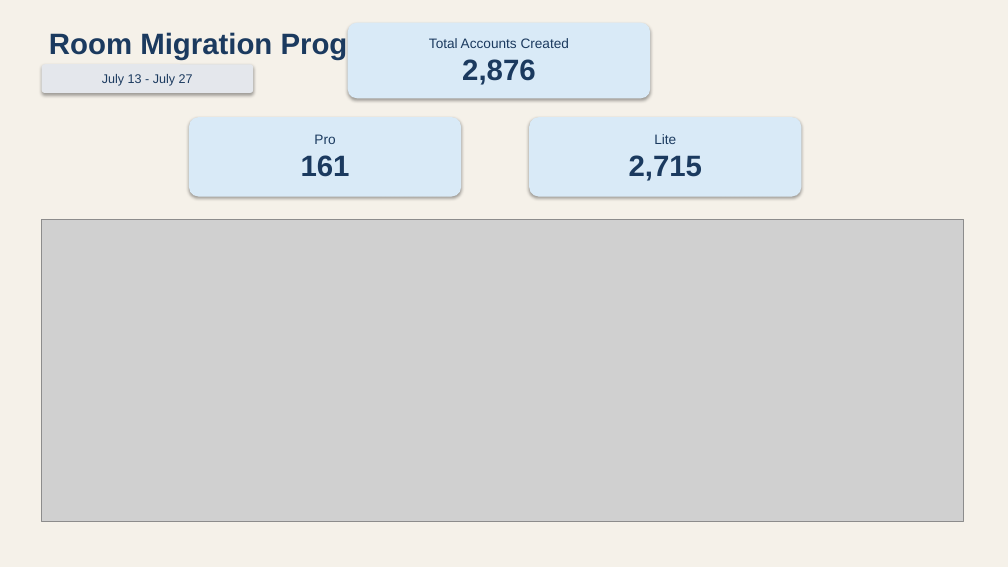
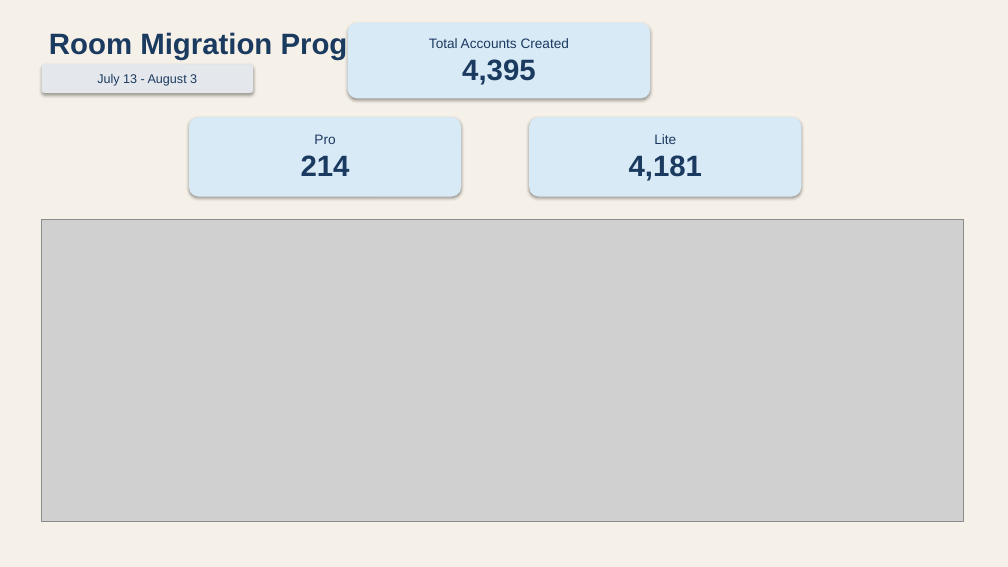
Before and after one commit to maiagordon-commits/PRD-Cross-Project, a slide deck: slide 1 of Room_Migration_Progress.pptx. Drawn at 1008x567 pixels with LibreOffice and Linux fonts; fonts in the diff are those of the drawing; grey boxes stand for pictures. Boxes give left, top, right and bottom in pixels: in the first picture for what was removed or moved away, otherwise in the second. Text is boxed around its words. In the diff, an @@ line names an element or a change of style, - is before the commit and + after.

```diff
--- a/Room_Migration_Progress.pptx
+++ b/Room_Migration_Progress.pptx
@@ text in rounded rectangle at (462,59,535,85): text changed @@
-2,876
+4,395
@@ text in rounded rectangle at (97,74,197,86): text changed @@
-July 13 - July 27
+July 13 - August 3
@@ text in rounded rectangle at (301,155,350,176): text changed @@
-161
+214
@@ text in rounded rectangle at (629,155,702,181): text changed @@
-2,715
+4,181
```
Also in this commit, not shown: 13 other files.
